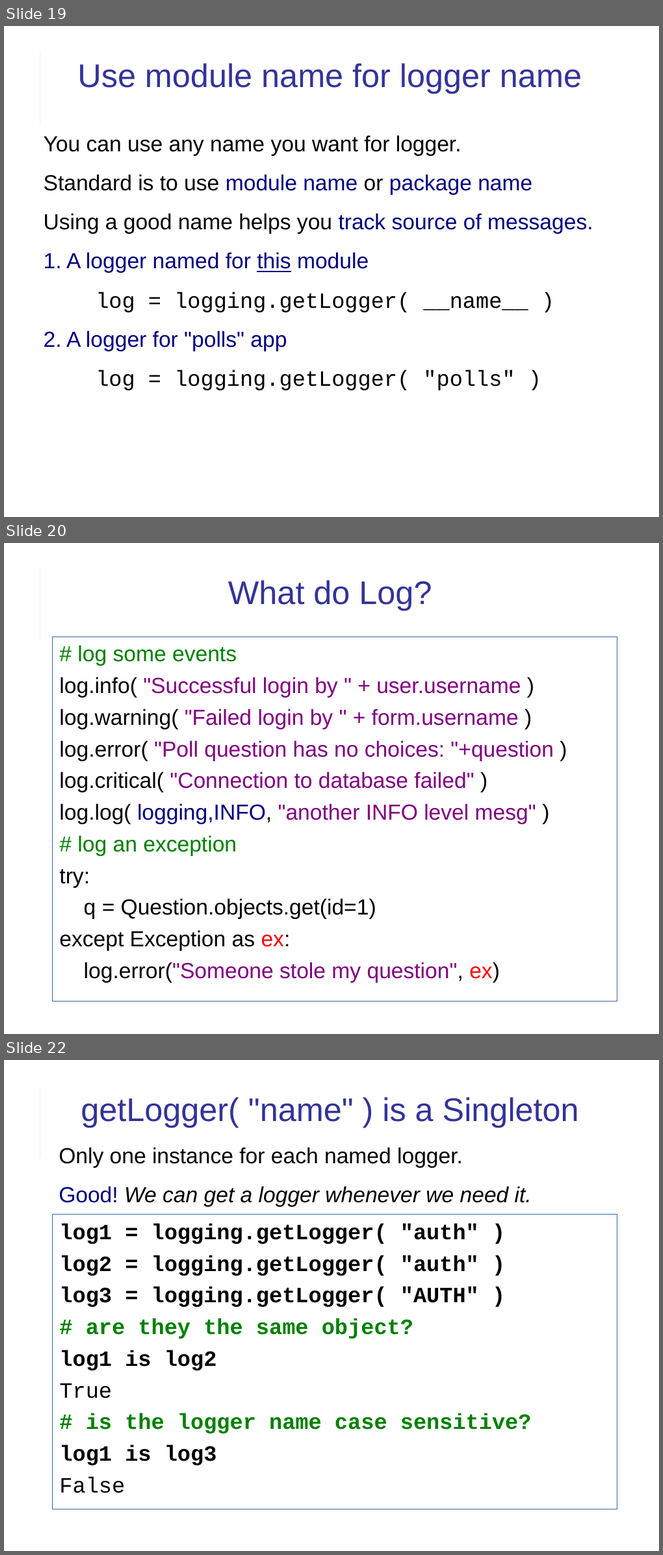
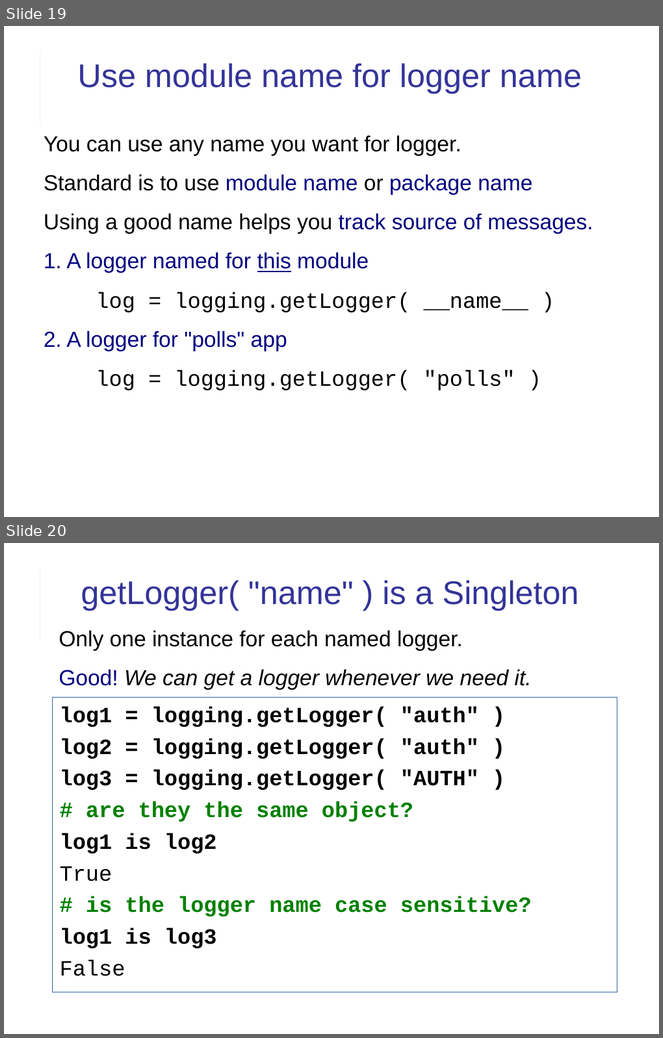
Before and after one commit to cpske/ISP, a slide deck: logging/Logging.ppt. Shown one above the other, each under a label of ours: slides 19, 20 and 22 before the commit, slides 19 and 20 after it; the slides between them are not shown. The pictures are 663x1555 and 663x1038 pixels, drawn with LibreOffice and Linux fonts; fonts in the diff are those of the drawing. Boxes give left, top, right and bottom in pixels: in the first picture for what was removed or moved away, otherwise in the second. Text is boxed around its words. In the diff, an @@ line names an element or a change of style, - is before the commit and + after.

Commit message:
update logging slides

```diff
--- a/logging/Logging.ppt
+++ b/logging/Logging.ppt
@@ slide 20 removed at (4,543,659,1034), background #FFFFFF; not listed: 2 template elements that a slide beside it also shows @@
@@ title removed at (228,580,432,611) @@
-What do Log?
@@ text removed at (53,637,617,1002) @@
-# log some events
-log.info( "Successful login by " + user.username )
-log.warning( "Failed login by " + form.username )
-log.error( "Poll question has no choices: "+question )
-log.critical( "Connection to database failed" )
-log.log( logging,INFO, "another INFO level mesg" )
-# log an exception
-try:
-q = Question.objects.get(id=1)
-except Exception as ex:
-log.error("Someone stole my question", ex)
@@ what was slide 22 is now slide 20 @@
```
Also in this commit, not shown: 4 slides changed, 5 slides added, 1 other file.
